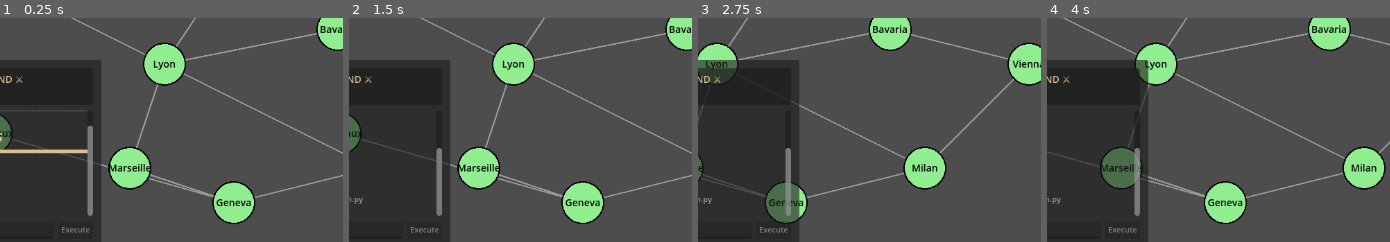
Above: before the commit, frames 1-4 (left to right).
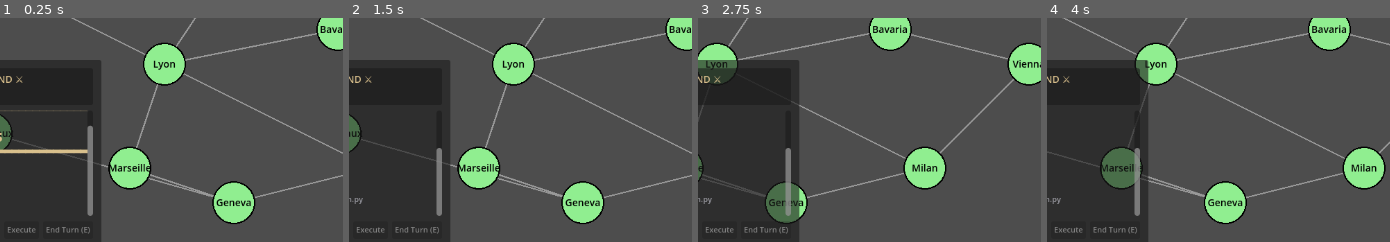
Above: after the commit, the same moments.

Repository: mitchsuch-star/project-sovereign-map
Game: Godot game, scene res://scenes/main.tscn
The game is run twice, just before and just after one commit, with the same random seed, the same clock (stepped at 60 frames per second) and the same inputs.
Inputs (mouse positions are % of the whole screen's width and height, from its top left):
- Up to frame 1 (0.25 s): no input
- Up to frame 2 (1.5 s): tap Enter at 0.5 s; drag from (58, 50) to (70, 28) at 0.52 s; tap Space at 1.25 s; drag from (35, 55) to (52, 70) at 1.27 s
- Up to frame 3 (2.75 s): tap Enter at 2 s; move the mouse to (70, 28) at 2.02 s; hold Right (ui_right) from 2.03 s (still down); tap E at 2.1 s
- Up to frame 4 (4 s): release Right (ui_right) at 2.75 s; drag from (52, 70) to (23, 35) at 2.77 s; tap Space at 3.5 s; move the mouse to (93, 65) at 3.52 s; hold Left (ui_left) from 3.53 s (still down); tap E at 3.6 s
The pictures show only the part of the screen within x 27-77%, y 48-98%; the shares and areas given below are measured in that part.

The runs differ from the first frame. In frame 1, 0.3% of the frame differs, in the area x 2-27%, y 93-97%; in frame 2, 0.3%; in frame 3, 0.3%; in frame 4, 0.3%.

Commit message:
UI: Add End Turn button to Godot interface
- Add EndTurnButton next to Execute button in InputSection
- Gold-tinted text to match Napoleonic theme
- Tooltip: "End your turn and let enemies move"
- Button handler sends "end turn" command to backend
- E hotkey prepared (will work when focus management allows)
- Button disabled during dialogs via set_input_enabled()

Co-Authored-By: Claude Opus 4.5 <noreply@anthropic.com>

Diff:
--- a/godot-client/project-sovereign/scenes/main.tscn
+++ b/godot-client/project-sovereign/scenes/main.tscn
@@ -144,3 +144,10 @@
 layout_mode = 2
 theme_override_font_sizes/font_size = 11
 text = "Execute"
+
+[node name="EndTurnButton" type="Button" parent="BottomLeftUI/MainMargin/MainLayout/InputSection"]
+layout_mode = 2
+tooltip_text = "End your turn and let enemies move"
+theme_override_colors/font_color = Color(0.85, 0.75, 0.55, 1)
+theme_override_font_sizes/font_size = 11
+text = "End Turn (E)"
--- a/godot-client/project-sovereign/scripts/main.gd
+++ b/godot-client/project-sovereign/scripts/main.gd
@@ -17,6 +17,7 @@
 @onready var output_display = $BottomLeftUI/MainMargin/MainLayout/OutputScroll/OutputDisplay
 @onready var command_input = $BottomLeftUI/MainMargin/MainLayout/InputSection/CommandInput
 @onready var send_button = $BottomLeftUI/MainMargin/MainLayout/InputSection/SendButton
+@onready var end_turn_button = $BottomLeftUI/MainMargin/MainLayout/InputSection/EndTurnButton
 
 # Map reference
 @onready var map_area = $MapArea
@@ -145,6 +146,9 @@
 	if not command_input.text_submitted.is_connected(_on_command_submitted):
 		command_input.text_submitted.connect(_on_command_submitted)
 
+	if not end_turn_button.pressed.is_connected(_on_end_turn_pressed):
+		end_turn_button.pressed.connect(_on_end_turn_pressed)
+
 	# Start disabled until connected
 	set_input_enabled(false)
 
@@ -217,6 +221,32 @@
 func _on_command_submitted(_text: String):
 	"""Handle enter key in command input."""
 	_execute_command()
+
+func _on_end_turn_pressed():
+	"""Handle End Turn button click."""
+	_execute_end_turn()
+
+func _unhandled_input(event):
+	"""Handle hotkeys when command input is not focused."""
+	# E key for End Turn (only when not typing in command input)
+	if event is InputEventKey and event.pressed and not event.echo:
+		if event.keycode == KEY_E:
+			# Don't trigger if command input has focus
+			if not command_input.has_focus() and end_turn_button.visible and not end_turn_button.disabled:
+				_execute_end_turn()
+				get_viewport().set_input_as_handled()
+
+func _execute_end_turn():
+	"""Execute end turn command."""
+	# Display the command
+	add_output("")
+	add_output("[color=#" + COLOR_COMMAND + "]► end turn[/color]")
+
+	# Disable input while processing
+	set_input_enabled(false)
+
+	# Send to backend
+	api_client.send_command("end turn", _on_command_result)
 
 func _execute_command():
 	"""Execute the command in the input field."""
@@ -599,9 +629,10 @@
 	message_count = new_lines.size()
 
 func set_input_enabled(enabled: bool):
-	"""Enable or disable command input."""
+	"""Enable or disable command input and buttons."""
 	command_input.editable = enabled
 	send_button.disabled = not enabled
+	end_turn_button.disabled = not enabled
 
 	if enabled:
 		command_input.grab_focus()
